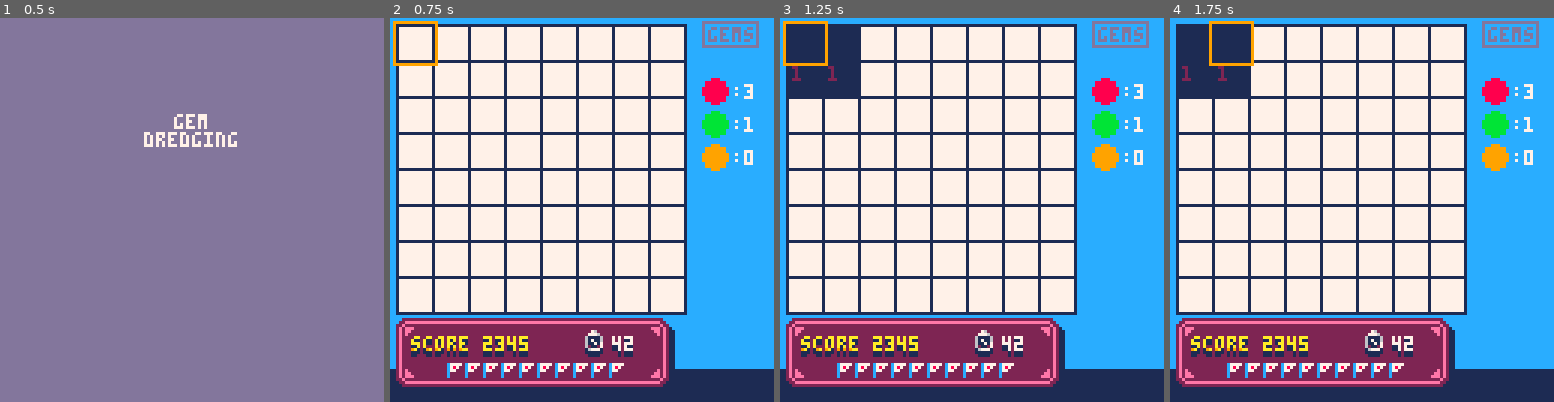
Above: before the commit, frames 1-4 (left to right).
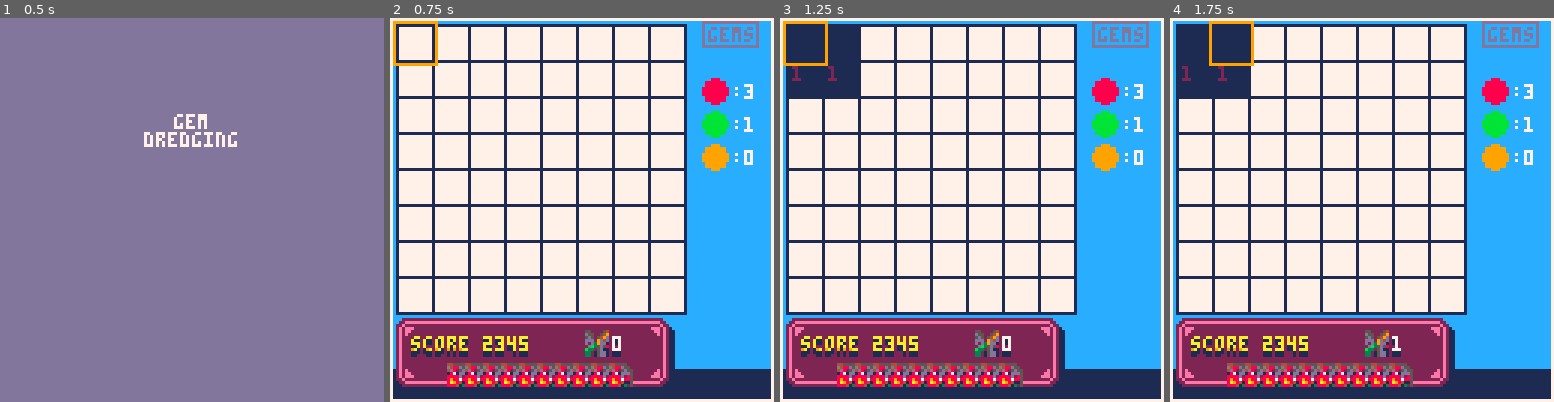
Above: after the commit, the same moments.

Repository: TheSailor1/PICO-8
Game: PICO-8 cartridge gem/gem.p8
Two runs of this game, one before a commit and one after it. Both use one fixed random seed, a clock stepped at 60 frames per second and the inputs below.
Inputs:
- Up to frame 1 (0.5 s): tap X (X key) at 0.33 s
- Up to frame 2 (0.75 s): tap O (Z key) at 0.7 s
- Up to frame 3 (1.25 s): tap X (X key) at 1.07 s
- Up to frame 4 (1.75 s): hold Right from 1.6 s (still down); tap O (Z key) at 1.7 s

Frame 1 is identical in both runs. In frame 2, 6.5% of the frame differs, in the area x 0-100%, y 0-100%; in frame 3, 6.5%; in frame 4, 6.6%.

Commit message:
Added Spritesheet

Diff:
--- a/gem/gem.p8
+++ b/gem/gem.p8
@@ -45,6 +45,17 @@
 end
 
 function upd_game()
+	t+=1
+
+	if timer<999 then
+		gtimer+=1
+	end
+
+	if (gtimer>=60) then
+	 gtimer=0
+	 timer+=1
+	end
+
 	upd_cursor()
 end
 
@@ -55,11 +66,17 @@
 	drw_cursor()
 	drw_gemboard()
 	drw_scoreboard()
+	rect(0,0,127,127,7)
 end
 -->8
 -- game play
 
 function ini_board()
+
+	t=0
+	gtimer=0
+	timer=0
+
 	tiles={}
 	cols=8
 	rows=8
@@ -206,9 +223,9 @@
 	--time
 	spr(1,65,105)
 	spr(1,65,104)
-	print("42",74,108,1)
-	print("42",74,107,1)
-	print("42",74,106,7)
+	print(timer,74,108,1)
+	print(timer,74,107,1)
+	print(timer,74,106,7)
 
 	--flags
 	local f
Not shown, changed: 109 lines of the sprite sheet (__gfx__) section of gem/gem.p8
Not shown, added: gem/spritesheet.png
